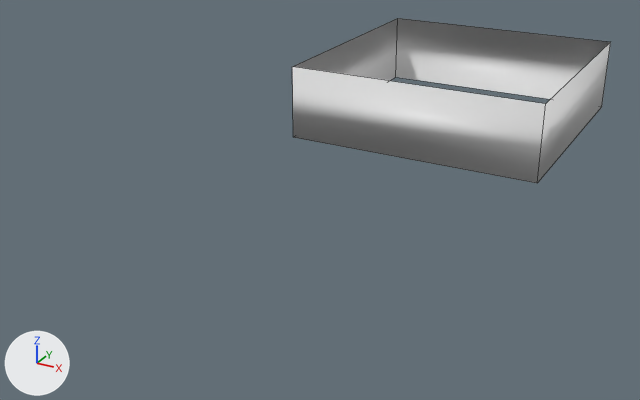
Two versions of the Blender file Assets/Blender/rooms.blend, one commit apart.
One viewpoint serves both versions: a 50 mm lens placed at (4.27, -6.55, 4.13), pointed at (-0.44, 2.02, -0.16). The lights are fixed; the arrows at lower left show +X, +Y and +Z. Mesh edges are drawn as thin lines.

In view in the first picture: 'BezierCurve.001'.
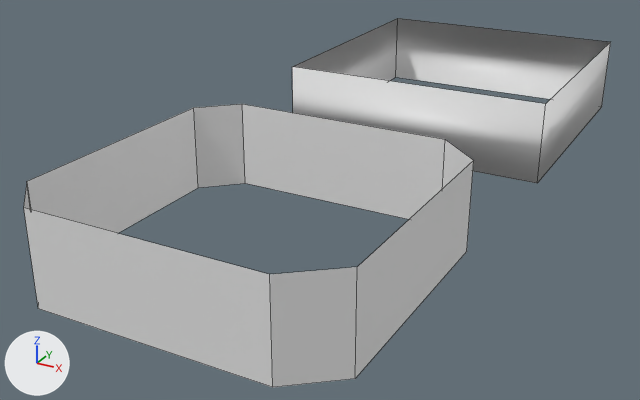
What changed in the scene script:
```text
Add me_mesh_001:
    me_mesh_001.from_pydata(...)  # 27 vertices, 16 faces, 1 loose edge; spans x -1.51..1.91, y -1.56..1.82, z -0.33..0.67
    me_mesh_001.polygons.foreach_set('use_smooth', [True] * 16)
Add ob_room_02_bezier:
    ob_room_02_bezier = bpy.data.objects.new('Room 02 Bezier', me_mesh_001)
    ob_room_02_bezier.location = (-0.236, -0.113, 0.333)
```

Changed parts and their boxes (x1, y1, x2, y2) in the pictures (640 x 400 px):
'Room 02 Bezier', added: after (24, 104, 474, 387)
